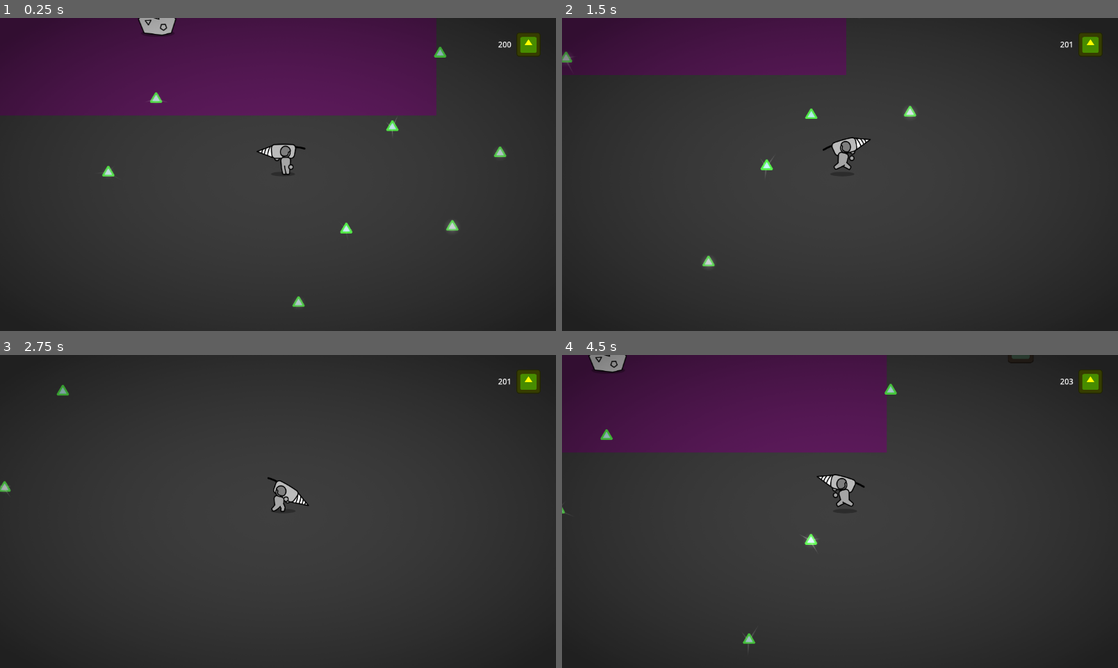
Above: before the commit, frames 1-4 (two rows, left to right).
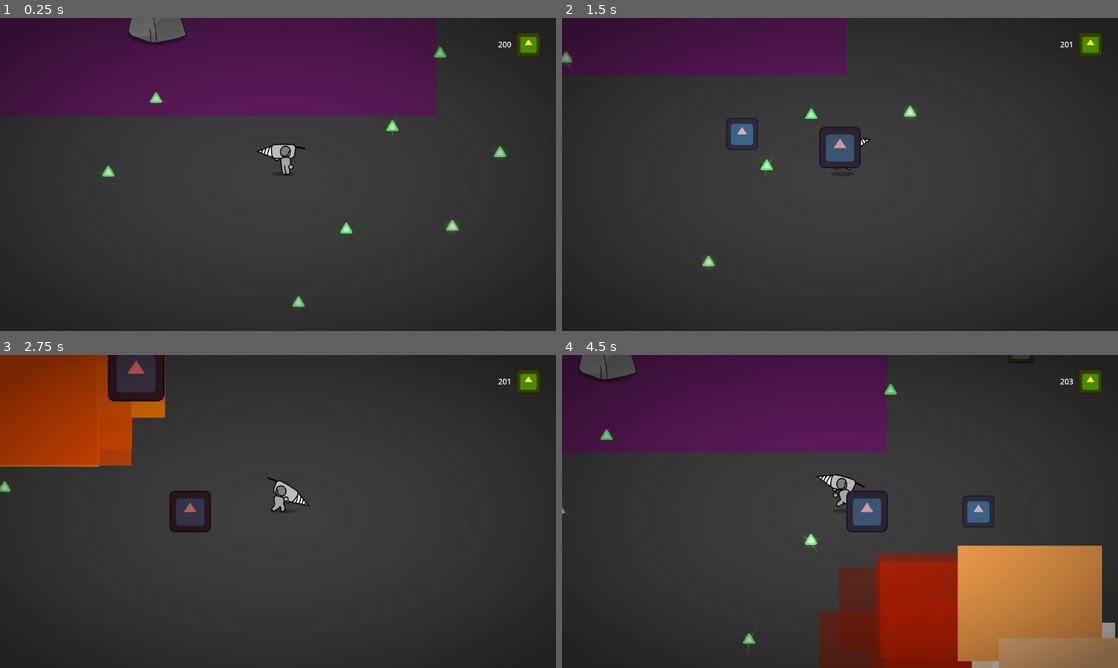
Above: after the commit, the same moments.

Repository: DeepRestGames/incremental-space-game
Game: Godot game, scene res://Scenes/Prototypes/Prototype_MainScene.tscn
The game is run twice, just before and just after one commit, with the same random seed, the same clock (stepped at 60 frames per second) and the same inputs. The engine's default icon, where the game draws it, is replaced by a stand-in: a white triangle on a blue panel in a dark square.
Inputs (mouse positions are in pixels of both pictures, inside the frame that each line leads up to):
- Up to frame 1 (0.25 s): no input
- Up to frame 2 (1.5 s): move the mouse to (962, 158) at 0.52 s; hold D (move_right) 0.53-1.28 s; hold E (interact) 0.53-1.28 s; tap Space (place_bomb, bound only after the commit) at 0.8, 1.35 s; move the mouse to (728, 190) at 1.27 s; hold S (move_down) from 1.28 s (still down)
- Up to frame 3 (2.75 s): tap E (interact) at 1.55 s; move the mouse to (333, 442) at 2.02 s; release S (move_down) at 2.03 s; hold D (move_right) from 2.03 s (still down); hold E (interact) from 2.03 s (still down); tap Space (place_bomb, bound only after the commit) at 2.3 s
- Up to frame 4 (4.5 s): move the mouse to (812, 574) at 2.77 s; release D (move_right) at 2.78 s; release E (interact) at 2.78 s; hold W (move_up) 2.78-3.53 s; tap Space (place_bomb, bound only after the commit) at 2.85, 3.8, 4.35 s; tap E (interact) at 3.05 s; move the mouse to (1006, 558) at 3.52 s; hold E (interact) 3.53-4.28 s; hold A (move_left) from 3.53 s (still down); move the mouse to (673, 464) at 4.27 s

The runs differ from the first frame. In frame 1, 0.7% of the frame differs, in the area x 23-34%, y 0-8%; in frame 2, 1.2%; in frame 3, 9.3%; in frame 4, 21%, in the area x 3-100%, y 0-100%.

Commit message:
Added bombs (place with spacebar)

Diff:
--- /dev/null
+++ b/Scenes/Bombs/Bomb.gd
@@ -0,0 +1,33 @@
+extends Node2D
+
+
+@onready var animation_player = $AnimationPlayer
+@onready var hitbox_area = $HitboxArea
+@onready var sprite = $Sprite2D
+@onready var explosion_particles = $ExplosionParticles
+
+@export var bomb_damage = 3
+
+
+func _ready() -> void:
+	animation_player.play("tick_boom")
+
+
+func _on_animation_player_animation_finished(anim_name: StringName) -> void:
+	explosion_particles.emitting = true
+	sprite.visible = false
+	if anim_name == "tick_boom":
+		for body in hitbox_area.get_overlapping_bodies():
+			#if body.is_in_group("Player"):
+				#body.take_damage(1)
+
+			print("Overlapping body:")
+			print(body.name)
+
+			if body is Breakable:
+				print("BODY IS BREAKABLE")
+				body.take_damage(3)
+
+
+func _on_explosion_particles_finished() -> void:
+	call_deferred("queue_free")
--- /dev/null
+++ b/Scenes/Bombs/Bomb.tscn
@@ -0,0 +1,146 @@
+[gd_scene format=3 uid="uid://dck2h50yucxst"]
+
+[ext_resource type="Script" uid="uid://ohfvbyy1q6u6" path="res://Scenes/Bombs/Bomb.gd" id="1_d3y8j"]
+[ext_resource type="Texture2D" uid="uid://d3w6yyyfejaxw" path="res://icon.svg" id="1_jmren"]
+[ext_resource type="Texture2D" uid="uid://dck8ousv4t6ru" path="res://Assets/Sprites/WhiteSprites.png" id="3_kdrj4"]
+
+[sub_resource type="CircleShape2D" id="CircleShape2D_kdrj4"]
+radius = 400.0
+
+[sub_resource type="CanvasItemMaterial" id="CanvasItemMaterial_hmtwy"]
+particles_animation = true
+particles_anim_h_frames = 4
+particles_anim_v_frames = 5
+particles_anim_loop = false
+
+[sub_resource type="Gradient" id="Gradient_kdrj4"]
+offsets = PackedFloat32Array(0, 0.190909, 0.427273, 1)
+colors = PackedColorArray(1, 1, 1, 1, 1, 0.5, 0, 1, 0.84, 0.14, 0, 0.694118, 0, 0, 0, 0.27451)
+
+[sub_resource type="GradientTexture1D" id="GradientTexture1D_hmtwy"]
+gradient = SubResource("Gradient_kdrj4")
+
+[sub_resource type="Curve" id="Curve_kdrj4"]
+_limits = [-200.0, 200.0, 0.0, 1.0]
+_data = [Vector2(0, -60.6741), 0.0, 0.0, 0, 0, Vector2(1, 200), 485.393, 0.0, 0, 0]
+point_count = 2
+
+[sub_resource type="CurveTexture" id="CurveTexture_hmtwy"]
+curve = SubResource("Curve_kdrj4")
+
+[sub_resource type="Curve" id="Curve_6n106"]
+_data = [Vector2(0, 0.820225), 0.0, 0.398632, 0, 0, Vector2(0.992647, 0.123596), -2.35091, 0.0, 0, 0]
+point_count = 2
+
+[sub_resource type="CurveTexture" id="CurveTexture_ht11g"]
+curve = SubResource("Curve_6n106")
+
+[sub_resource type="ParticleProcessMaterial" id="ParticleProcessMaterial_6n106"]
+particle_flag_disable_z = true
+emission_shape_scale = Vector3(1.5, 1.5, 1.5)
+emission_shape = 2
+emission_sphere_radius = 128.0
+gravity = Vector3(0, -200, 0)
+linear_accel_min = 0.999998
+linear_accel_max = 0.999998
+linear_accel_curve = SubResource("CurveTexture_hmtwy")
+radial_accel_min = 100.0
+radial_accel_max = 100.0
+tangential_accel_min = -2.23517e-06
+tangential_accel_max = 65.52
+scale_min = 20.0
+scale_max = 25.0
+scale_curve = SubResource("CurveTexture_ht11g")
+color_ramp = SubResource("GradientTexture1D_hmtwy")
+anim_speed_min = 6.62
+anim_speed_max = 16.0
+
+[sub_resource type="Animation" id="Animation_d3y8j"]
+length = 0.001
+tracks/0/type = "value"
+tracks/0/imported = false
+tracks/0/enabled = true
+tracks/0/path = NodePath("Sprite2D:scale")
+tracks/0/interp = 1
+tracks/0/loop_wrap = true
+tracks/0/keys = {
+"times": PackedFloat32Array(0),
+"transitions": PackedFloat32Array(1),
+"update": 0,
+"values": [Vector2(2.5, 2.5)]
+}
+tracks/1/type = "value"
+tracks/1/imported = false
+tracks/1/enabled = true
+tracks/1/path = NodePath("Sprite2D:modulate")
+tracks/1/interp = 1
+tracks/1/loop_wrap = true
+tracks/1/keys = {
+"times": PackedFloat32Array(0),
+"transitions": PackedFloat32Array(1),
+"update": 0,
+"values": [Color(0.556795, 1.33563e-06, 3.36915e-07, 1)]
+}
+
+[sub_resource type="Animation" id="Animation_jmren"]
+resource_name = "tick_boom"
+length = 1.5
+tracks/0/type = "value"
+tracks/0/imported = false
+tracks/0/enabled = true
+tracks/0/path = NodePath("Sprite2D:scale")
+tracks/0/interp = 2
+tracks/0/loop_wrap = true
+tracks/0/keys = {
+"times": PackedFloat32Array(0, 0.3, 0.6, 0.9, 1.2, 1.5),
+"transitions": PackedFloat32Array(1, 1, 1, 1, 1, 1),
+"update": 0,
+"values": [Vector2(1, 1), Vector2(1.3, 1.3), Vector2(0.8, 0.8), Vector2(1.3, 1.3), Vector2(0.8, 0.8), Vector2(2, 2)]
+}
+tracks/1/type = "value"
+tracks/1/imported = false
+tracks/1/enabled = true
+tracks/1/path = NodePath("Sprite2D:modulate")
+tracks/1/interp = 1
+tracks/1/loop_wrap = true
+tracks/1/keys = {
+"times": PackedFloat32Array(0, 0.3, 0.6, 0.9, 1.2, 1.5),
+"transitions": PackedFloat32Array(1, 1, 1, 1, 1, 1),
+"update": 0,
+"values": [Color(1, 1, 1, 1), Color(0.556795, 1.33563e-06, 3.36915e-07, 1), Color(1, 1, 1, 1), Color(0.556795, 1.33563e-06, 3.36915e-07, 1), Color(1, 1, 1, 1), Color(1, 0, 0, 1)]
+}
+
+[sub_resource type="AnimationLibrary" id="AnimationLibrary_kdrj4"]
+_data = {
+&"RESET": SubResource("Animation_d3y8j"),
+&"tick_boom": SubResource("Animation_jmren")
+}
+
+[node name="Bomb" type="Node2D" unique_id=1414524752 groups=["Bombs"]]
+script = ExtResource("1_d3y8j")
+
+[node name="HitboxArea" type="Area2D" parent="." unique_id=293161821]
+collision_layer = 0
+collision_mask = 7
+
+[node name="CollisionShape2D" type="CollisionShape2D" parent="HitboxArea" unique_id=1335230326]
+shape = SubResource("CircleShape2D_kdrj4")
+
+[node name="Sprite2D" type="Sprite2D" parent="." unique_id=1497195311]
+modulate = Color(0.556795, 1.33563e-06, 3.36915e-07, 1)
+scale = Vector2(2.5, 2.5)
+texture = ExtResource("1_jmren")
+
+[node name="ExplosionParticles" type="GPUParticles2D" parent="." unique_id=359612409]
+material = SubResource("CanvasItemMaterial_hmtwy")
+emitting = false
+texture = ExtResource("3_kdrj4")
+one_shot = true
+explosiveness = 0.7
+process_material = SubResource("ParticleProcessMaterial_6n106")
+
+[node name="AnimationPlayer" type="AnimationPlayer" parent="." unique_id=599080865]
+libraries/ = SubResource("AnimationLibrary_kdrj4")
+
+[connection signal="finished" from="ExplosionParticles" to="." method="_on_explosion_particles_finished"]
+[connection signal="animation_finished" from="AnimationPlayer" to="." method="_on_animation_player_animation_finished"]
--- a/Scenes/Environment/breakable_big.tscn
+++ b/Scenes/Environment/breakable_big.tscn
@@ -38,7 +38,7 @@
 random_pitch = 3.0
 streams_count = 1
 
-[node name="BreakableBig" type="StaticBody2D"]
+[node name="BreakableBig" type="StaticBody2D" unique_id=1730300486]
 collision_layer = 4
 script = ExtResource("1_om1mr")
 totalHP = 6
@@ -46,27 +46,27 @@
 min_resource_number = 10
 max_resource_number = 20
 
-[node name="CollisionShape2D" type="CollisionShape2D" parent="."]
+[node name="CollisionShape2D" type="CollisionShape2D" parent="." unique_id=1333666049]
 rotation = 1.5708
 shape = SubResource("CapsuleShape2D_v5ktr")
 
-[node name="Sprite2D" type="Sprite2D" parent="CollisionShape2D"]
+[node name="Sprite2D" type="Sprite2D" parent="CollisionShape2D" unique_id=1498912955]
 position = Vector2(-32.45, 0)
 rotation = -1.5708
 scale = Vector2(1.2, 1.2)
 texture = ExtResource("2_oq4pq")
 
-[node name="Area2D" type="Area2D" parent="CollisionShape2D/Sprite2D"]
+[node name="Area2D" type="Area2D" parent="CollisionShape2D/Sprite2D" unique_id=1176190]
 scale = Vector2(0.337566, 0.337566)
 
-[node name="CollisionShape2D" type="CollisionShape2D" parent="CollisionShape2D/Sprite2D/Area2D"]
+[node name="CollisionShape2D" type="CollisionShape2D" parent="CollisionShape2D/Sprite2D/Area2D" unique_id=1385448738]
 shape = SubResource("CircleShape2D_5m1wr")
 
-[node name="5Chip1Green" type="Sprite2D" parent="CollisionShape2D"]
+[node name="5Chip1Green" type="Sprite2D" parent="CollisionShape2D" unique_id=1485395749]
 position = Vector2(-54, 6.00018)
 texture = ExtResource("3_5gjhx")
 
-[node name="Control" type="Control" parent="."]
+[node name="Control" type="Control" parent="." unique_id=1507279486]
 visible = false
 layout_mode = 3
 anchors_preset = 0
@@ -78,7 +78,7 @@
 size_flags_vertical = 4
 metadata/_edit_use_anchors_ = true
 
-[node name="Panel" type="Panel" parent="Control"]
+[node name="Panel" type="Panel" parent="Control" unique_id=837146791]
 layout_mode = 1
 anchors_preset = -1
 anchor_left = 0.0638298
@@ -90,20 +90,20 @@
 theme_override_styles/panel = SubResource("StyleBoxFlat_mu2bs")
 metadata/_edit_use_anchors_ = true
 
-[node name="RockParticlesParent" type="Node2D" parent="."]
+[node name="RockParticlesParent" type="Node2D" parent="." unique_id=424488738]
 position = Vector2(-13, -142)
 
-[node name="LightOccluder2D" type="LightOccluder2D" parent="."]
+[node name="LightOccluder2D" type="LightOccluder2D" parent="." unique_id=329212733]
 position = Vector2(28, -29)
 scale = Vector2(0.852913, 0.852913)
 occluder = SubResource("OccluderPolygon2D_5gjhx")
 
-[node name="Audio" type="Node2D" parent="."]
+[node name="Audio" type="Node2D" parent="." unique_id=162108884]
 
-[node name="Hit" type="AudioStreamPlayer" parent="Audio"]
+[node name="Hit" type="AudioStreamPlayer" parent="Audio" unique_id=522915057]
 stream = SubResource("AudioStreamRandomizer_r5n5c")
 
-[node name="Destroy" type="AudioStreamPlayer" parent="Audio"]
+[node name="Destroy" type="AudioStreamPlayer" parent="Audio" unique_id=283521699]
 stream = SubResource("AudioStreamRandomizer_qituv")
 
 [connection signal="body_entered" from="CollisionShape2D/Sprite2D/Area2D" to="." method="_on_area_2d_body_entered"]
--- a/Scenes/Environment/breakable_small.tscn
+++ b/Scenes/Environment/breakable_small.tscn
@@ -1,12 +1,6 @@
-[gd_scene load_steps=17 format=3 uid="uid://c6qwwmff8anwx"]
+[gd_scene format=3 uid="uid://c6qwwmff8anwx"]
 
 [ext_resource type="Script" uid="uid://cvsef4mnyubft" path="res://Scripts/Environment/breakable.gd" id="1_4ng74"]
-[ext_resource type="Texture2D" uid="uid://dq0ww0v8actmk" path="res://Assets/Sprites/environment/rock_1.png" id="2_s777y"]
-[ext_resource type="Texture2D" uid="uid://bgcnjmoxfsp2n" path="res://Assets/Sprites/environment/rock_2.png" id="3_o1sp6"]
-[ext_resource type="Texture2D" uid="uid://b55ltj8wrrbag" path="res://Assets/Sprites/environment/rock_3.png" id="4_oih5c"]
-[ext_resource type="Texture2D" uid="uid://cp0j4lvnx2qy7" path="res://Assets/Sprites/environment/rock_4.png" id="5_nkjps"]
-[ext_resource type="Texture2D" uid="uid://cq450xheijdcf" path="res://Assets/Sprites/environment/rock_5.png" id="6_00jem"]
-[ext_resource type="Texture2D" uid="uid://bvwyvtefe060y" path="res://Assets/Sprites/environment/rock_6.png" id="7_m8p8b"]
 [ext_resource type="AudioStream" uid="uid://cl6u3yq7buxfh" path="res://Assets/Audio/SFX/abdalrahman_bm-8-bit-gravel-footsteps-1-408582.mp3" id="8_5j6il"]
 [ext_resource type="Texture2D" uid="uid://dv5onwoojupco" path="res://Assets/Sprites/environment/Rock1.png" id="8_s777y"]
 [ext_resource type="AudioStream" uid="uid://8ekwcbtftlvh" path="res://Assets/Audio/SFX/freesound_community-8-bit-explosion-95847.mp3" id="9_sqqoc"]
@@ -47,28 +41,28 @@
 streams_count = 1
 stream_0/stream = ExtResource("9_sqqoc")
 
-[node name="BreakableSmall" type="StaticBody2D"]
+[node name="BreakableSmall" type="StaticBody2D" unique_id=1949437542]
 collision_layer = 4
 script = ExtResource("1_4ng74")
-rock_sprites = Array[Texture2D]([ExtResource("2_s777y"), ExtResource("3_o1sp6"), ExtResource("4_oih5c"), ExtResource("5_nkjps"), ExtResource("6_00jem"), ExtResource("7_m8p8b")])
+rock_sprites = Array[Texture2D]([ExtResource("8_s777y")])
 
-[node name="CollisionShape2D" type="CollisionShape2D" parent="."]
+[node name="CollisionShape2D" type="CollisionShape2D" parent="." unique_id=762273956]
 position = Vector2(0, -39)
 rotation = 1.5708
 shape = SubResource("CapsuleShape2D_v5ktr")
 
-[node name="Sprite2D" type="Sprite2D" parent="CollisionShape2D"]
-position = Vector2(-47.335, 0)
+[node name="Sprite2D" type="Sprite2D" parent="CollisionShape2D" unique_id=699384529]
+position = Vector2(-38, 0.0001375596)
 rotation = -1.5708
-scale = Vector2(1.2, 1.2)
+scale = Vector2(0.8, 0.8)
 texture = ExtResource("8_s777y")
 
-[node name="Area2D" type="Area2D" parent="CollisionShape2D/Sprite2D"]
+[node name="Area2D" type="Area2D" parent="CollisionShape2D/Sprite2D" unique_id=127977022]
 
-[node name="CollisionShape2D" type="CollisionShape2D" parent="CollisionShape2D/Sprite2D/Area2D"]
+[node name="CollisionShape2D" type="CollisionShape2D" parent="CollisionShape2D/Sprite2D/Area2D" unique_id=609356485]
 shape = SubResource("CircleShape2D_5m1wr")
 
-[node name="Control" type="Control" parent="."]
+[node name="Control" type="Control" parent="." unique_id=1706542853]
 visible = false
 layout_mode = 3
 anchors_preset = 0
@@ -80,7 +74,7 @@
 size_flags_vertical = 4
 metadata/_edit_use_anchors_ = true
 
-[node name="Panel" type="Panel" parent="Control"]
+[node name="Panel" type="Panel" parent="Control" unique_id=485183509]
 layout_mode = 1
 anchors_preset = 15
 anchor_right = 1.0
@@ -90,19 +84,19 @@
 theme_override_styles/panel = SubResource("StyleBoxFlat_mu2bs")
 metadata/_edit_use_anchors_ = true
 
-[node name="RockParticlesParent" type="Node2D" parent="."]
+[node name="RockParticlesParent" type="Node2D" parent="." unique_id=451479391]
 position = Vector2(-13, -142)
 
-[node name="LightOccluder2D" type="LightOccluder2D" parent="."]
+[node name="LightOccluder2D" type="LightOccluder2D" parent="." unique_id=1515593806]
 position = Vector2(18, -67)
 occluder = SubResource("OccluderPolygon2D_5gjhx")
 
-[node name="Audio" type="Node2D" parent="."]
+[node name="Audio" type="Node2D" parent="." unique_id=1529390252]
 
-[node name="Hit" type="AudioStreamPlayer" parent="Audio"]
+[node name="Hit" type="AudioStreamPlayer" parent="Audio" unique_id=1907235834]
 stream = SubResource("AudioStreamRandomizer_r5n5c")
 
-[node name="Destroy" type="AudioStreamPlayer" parent="Audio"]
+[node name="Destroy" type="AudioStreamPlayer" parent="Audio" unique_id=124195570]
 stream = SubResource("AudioStreamRandomizer_qituv")
 
 [connection signal="body_entered" from="CollisionShape2D/Sprite2D/Area2D" to="." method="_on_area_2d_body_entered"]
--- a/Scenes/Player/Player.tscn
+++ b/Scenes/Player/Player.tscn
@@ -4,6 +4,7 @@
 [ext_resource type="Script" uid="uid://cwebbiwcba2kb" path="res://Scenes/Player/player_input.gd" id="2_4wape"]
 [ext_resource type="Script" uid="uid://cjifrmqkcmg6q" path="res://Scripts/Player/player_state_machine.gd" id="2_jmcll"]
 [ext_resource type="Script" uid="uid://shryjncp67wa" path="res://Scripts/Camera/ScreenShake.gd" id="3_jmcll"]
+[ext_resource type="Script" uid="uid://cg84j0itw5jst" path="res://Scripts/Player/bomb_spawner.gd" id="3_t26db"]
 [ext_resource type="PackedScene" uid="uid://beyb44q40vqlr" path="res://Scenes/UI/HUD.tscn" id="3_ude3g"]
 [ext_resource type="Texture2D" uid="uid://b8k587am8xmnh" path="res://Assets/Sprites/player/PlayerSpriteSheet.png" id="4_4wape"]
 
@@ -398,6 +399,9 @@
 [node name="PlayerInput" type="Node2D" parent="." unique_id=1419996874]
 script = ExtResource("2_4wape")
 
+[node name="BombSpawner" type="Node2D" parent="." unique_id=1149285730]
+script = ExtResource("3_t26db")
+
 [node name="PlayerStateMachine" type="Node2D" parent="." unique_id=705475930]
 script = ExtResource("2_jmcll")
 
--- a/Scenes/Player/player_input.gd
+++ b/Scenes/Player/player_input.gd
@@ -5,6 +5,8 @@
 @export var drill_cooldown: float = 1
 var current_drill_cooldown: float = 0
 var drill_action_pressed: bool = false
+
+@onready var bomb_spawner: BombSpawner = $"../BombSpawner"
 
 
 func _process(delta: float) -> void:
@@ -22,3 +24,6 @@
 
 	if event.is_action_released("interact"):
 		drill_action_pressed = false
+
+	if event.is_action_pressed("place_bomb"):
+		bomb_spawner.spawn_bomb(global_position)
--- a/Scripts/Environment/breakable.gd
+++ b/Scripts/Environment/breakable.gd
@@ -1,3 +1,4 @@
+class_name Breakable
 extends StaticBody2D
 
 
@@ -39,13 +40,19 @@
 	if not player_is_in_range:
 		return
 
+	take_damage(1)
+
+
+func take_damage(damage_value: int) -> void:
 	EventBus.emit_signal("breakable_damaged")
-	play_rock_particles()
 
-	if randf_range(0, 1) < resource_spawn_chance_on_damaged:
-		spawn_resource_drops(1)
+	for i in damage_value:
+		play_rock_particles()
 
-	currentHP -= 1
+		if randf_range(0, 1) < resource_spawn_chance_on_damaged:
+			spawn_resource_drops(1)
+
+	currentHP -= damage_value
 
 	if currentHP <= 0:
 		destroy.play()
--- /dev/null
+++ b/Scripts/Player/bomb_spawner.gd
@@ -0,0 +1,11 @@
+class_name BombSpawner
+extends Node2D
+
+
+@onready var bomb_scene = preload("res://Scenes/Bombs/Bomb.tscn")
+
+
+func spawn_bomb(spawn_global_position: Vector2) -> void:
+	var bomb_node = bomb_scene.instantiate()
+	bomb_node.global_position = spawn_global_position
+	get_tree().root.add_child(bomb_node)
--- a/project.godot
+++ b/project.godot
@@ -62,3 +62,8 @@
 "events": [Object(InputEventKey,"resource_local_to_scene":false,"resource_name":"","device":-1,"window_id":0,"alt_press …(192 unchanged characters)…
 ]
 }
+place_bomb={
+"deadzone": 0.2,
+"events": [Object(InputEventKey,"resource_local_to_scene":false,"resource_name":"","device":-1,"window_id":0,"alt_pressed":false,"shift_pressed":false,"ctrl_pressed":false,"meta_pressed":false,"pressed":false,"keycode":0,"physical_keycode":32,"key_label":0,"unicode":32,"location":0,"echo":false,"script":null)
+]
+}
Not shown: 1 places in Scenes/Environment/breakable_big.tscn that only renumber resources
